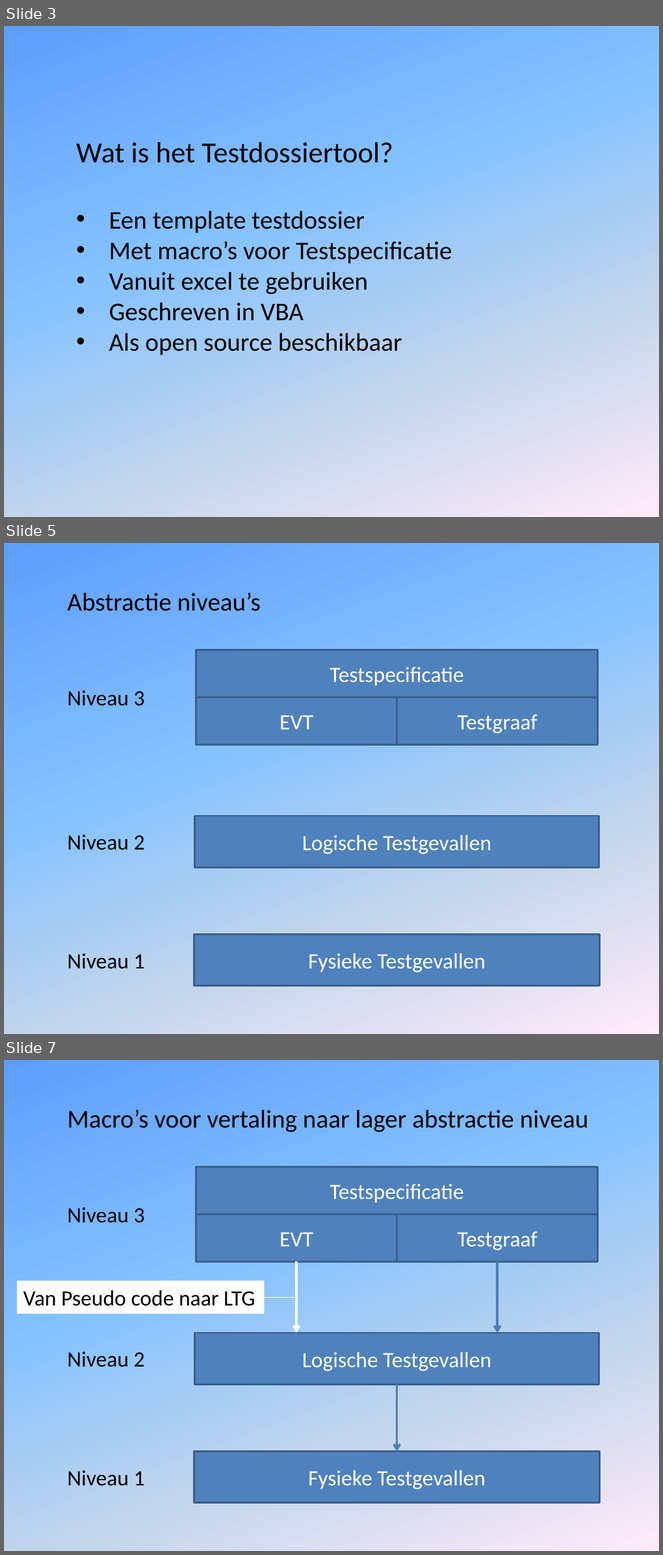
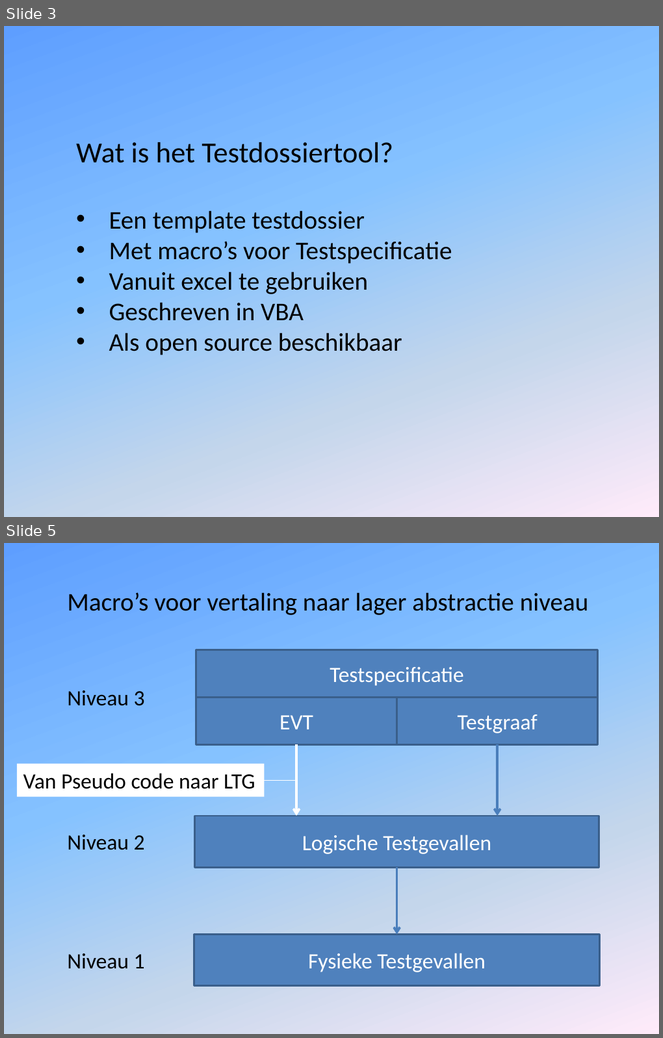
Before and after one commit to RalphSmeenk/TestdossierTool, a slide deck: Handleiding_powerpoint.pptx. Shown one above the other, each under a label of ours: slides 3, 5 and 7 before the commit, slides 3 and 5 after it; the slides between them are not shown. The pictures are 663x1555 and 663x1038 pixels, drawn with LibreOffice and Linux fonts; fonts in the diff are those of the drawing. Boxes give left, top, right and bottom in pixels: in the first picture for what was removed or moved away, otherwise in the second. Text is boxed around its words. In the diff, an @@ line names an element or a change of style, - is before the commit and + after.

```diff
--- a/Handleiding_powerpoint.pptx
+++ b/Handleiding_powerpoint.pptx
@@ slide 5 removed at <box>4,543,659,1034</box>, background gradient #5E9EFF to #85C2FF to #C4D6EB to #FFEBFA @@
@@ text removed at <box>67,592,261,611</box> @@
-Abstractie niveau’s
@@ rectangle removed at <box>196,650,597,697</box> @@
-Testspecificatie
@@ text removed at <box>67,691,145,706</box> @@
-Niveau 3
@@ rectangle removed at <box>196,698,397,745</box> @@
-EVT
@@ rectangle removed at <box>397,698,598,745</box> @@
-Testgraaf
@@ text removed at <box>67,835,145,850</box> @@
-Niveau 2
@@ rectangle removed at <box>194,816,599,868</box> @@
-Logische Testgevallen
@@ rectangle removed at <box>194,935,600,986</box> @@
-Fysieke Testgevallen
@@ text removed at <box>67,954,145,969</box> @@
-Niveau 1
@@ what was slide 7 is now slide 5 @@
```
Also in this commit, not shown: 4 slides changed, 1 other slide removed, 1 other file.
